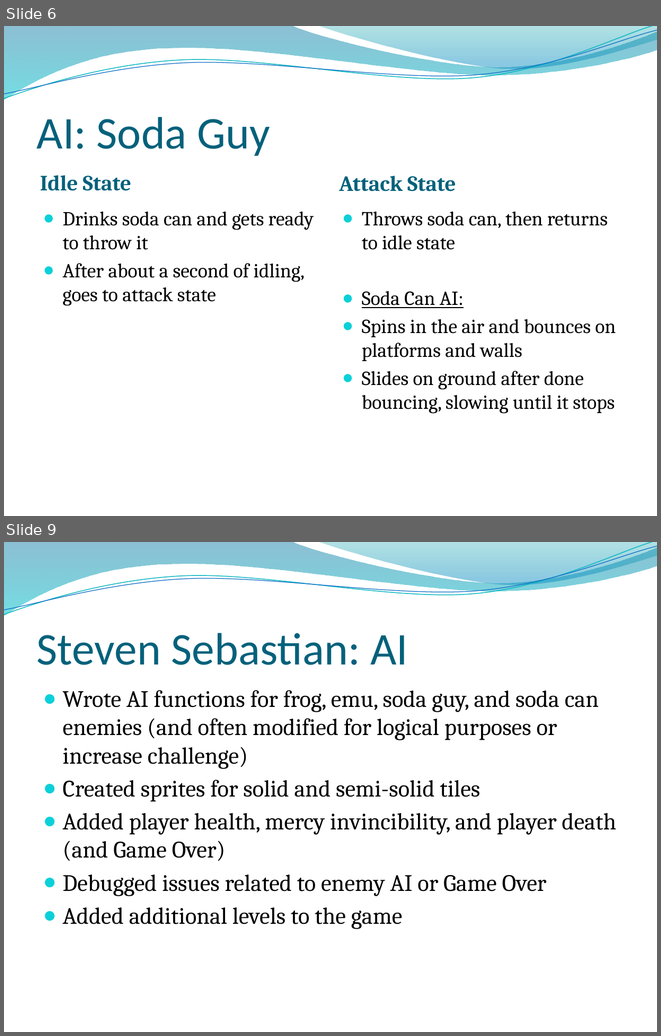
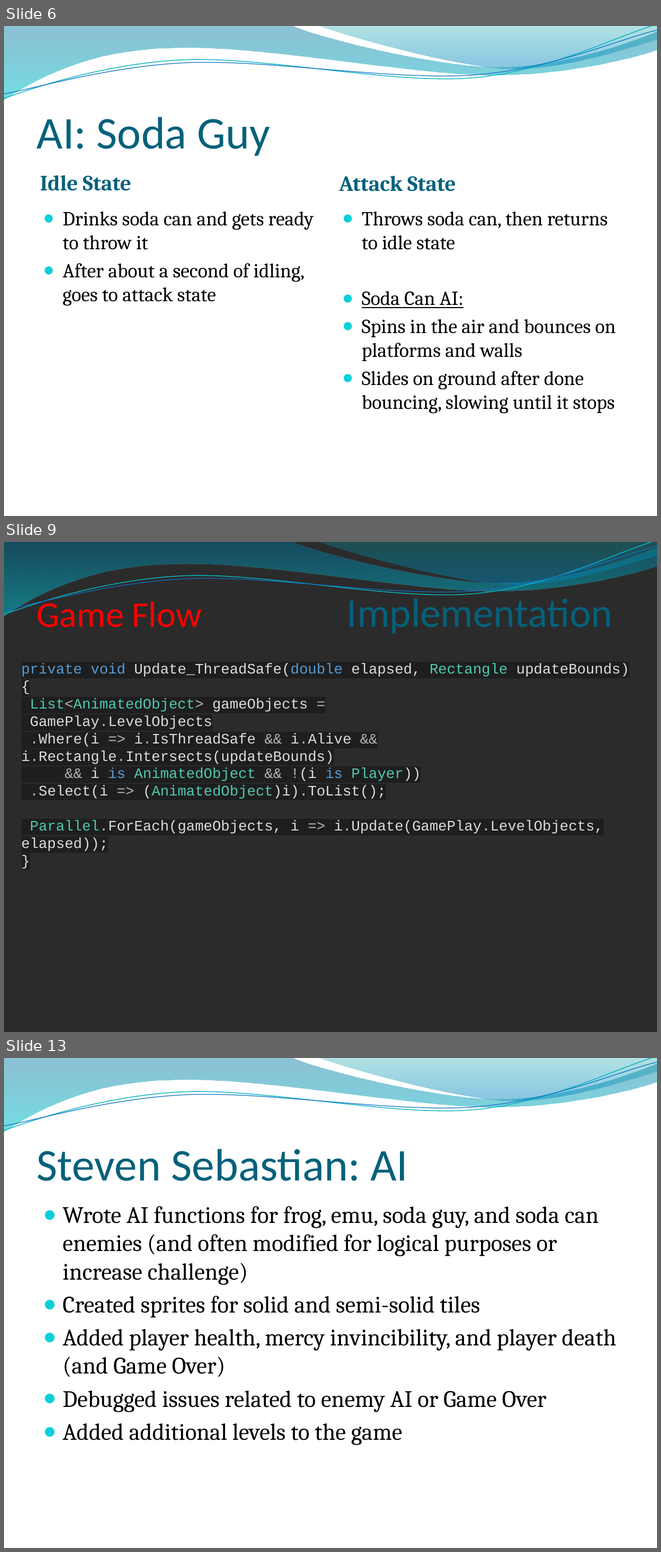
Before and after one commit to josiah1888/game-dev, a slide deck: class-documents/JumpDeath.pptx. Shown one above the other, each under a label of ours: slides 6 and 9 before the commit, slides 6, 9 and 13 after it; the slides between them are not shown. The pictures are 661x1036 and 661x1552 pixels, drawn with LibreOffice and Linux fonts; fonts in the diff are those of the drawing; background and template pictures are left out; a plain dark background stands for a picture behind light text. Boxes give left, top, right and bottom in pixels: in the first picture for what was removed or moved away, otherwise in the second. Text is boxed around its words. In the diff, an @@ line names an element or a change of style, - is before the commit and + after.

```diff
--- a/class-documents/JumpDeath.pptx
+++ b/class-documents/JumpDeath.pptx
@@ slide 9 added at [4, 542, 657, 1032], background picture (left out); not listed: 4 template elements that a slide beside it also shows @@
@@ title added at [37, 597, 202, 627], 40 pt, text #FF0000 @@
+Game Flow
@@ text added at [347, 593, 613, 633], 45 pt, text #04617B @@
+Implementation
@@ text added at [21, 663, 629, 834], 16 pt, text #DCDCDC @@
+private void Update_ThreadSafe(double elapsed, Rectangle updateBounds)
+{
+List<AnimatedObject> gameObjects =
+GamePlay.LevelObjects
+.Where(i => i.IsThreadSafe && i.Alive && i.Rectangle.Intersects(updateBounds)
+&& i is AnimatedObject && !(i is Player))
+.Select(i => (AnimatedObject)i).ToList();
+Parallel.ForEach(gameObjects, i => i.Update(GamePlay.LevelObjects, elapsed));
+}
@@ what was slide 9 is now slide 13 @@
```
Also in this commit, not shown: 3 slides changed, 3 other slides added, 2 other files.
